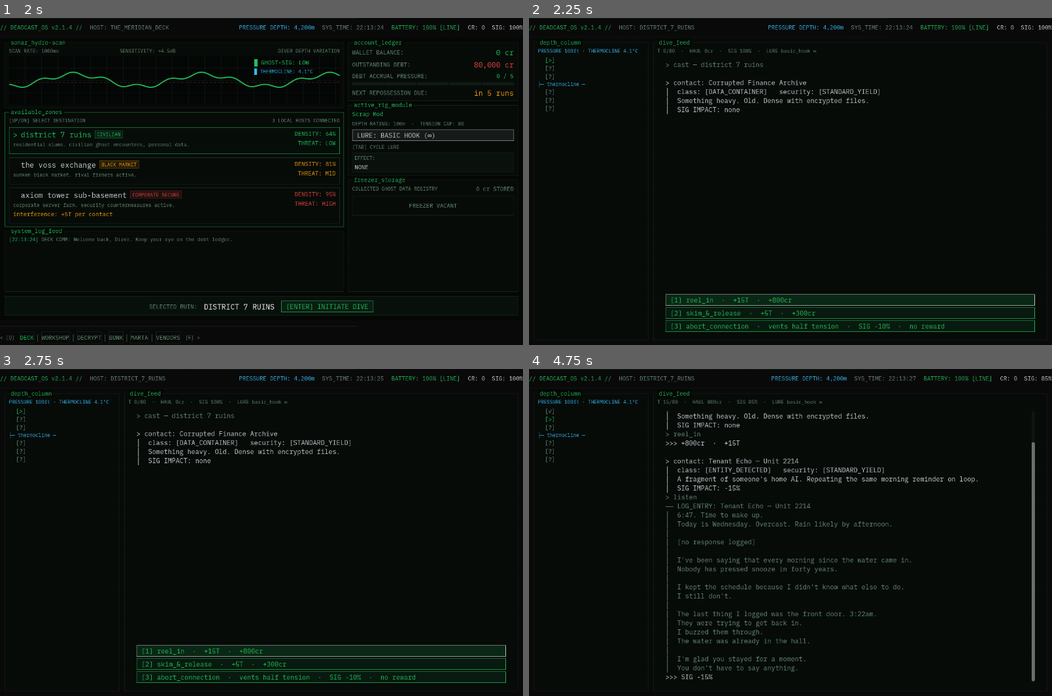
Above: before the commit, frames 1-4 (two rows, left to right).
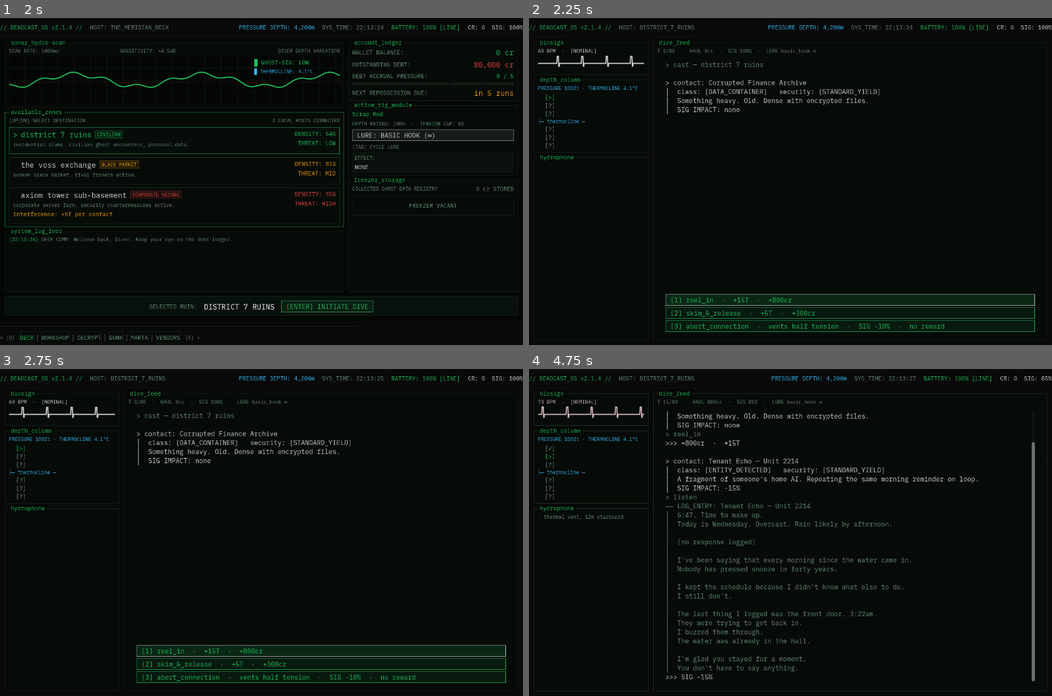
Above: after the commit, the same moments.

Repository: Teeohbee/deadcast
Game: Godot game, scene res://scenes/title_screen/TitleScreen.tscn
Two runs of this game, one before a commit and one after it. Both use one fixed random seed, a clock stepped at 60 frames per second and the inputs below.
Inputs (mouse positions are in pixels of both pictures, inside the frame that each line leads up to):
- Up to frame 1 (2 s): click "new game" at 0.5 s; tap Enter at 1.25 s; move the mouse to (376, 165) at 1.27 s; hold Tab (cycle_lure) from 1.28 s (still down); click (376, 165) at 1.42 s
- Up to frame 2 (2.25 s): release Tab (cycle_lure) at 2 s; click "[ENTER] INITIATE DIVE" at 2 s
- Up to frame 3 (2.75 s): no input
- Up to frame 4 (4.75 s): click "[1] reel_in · +15T · +800cr" at 2.75 s; click "[1] listen · +0T" at 3.5 s; click "[CONTINUE →]" at 4.25 s

Frame 1 is identical in both runs. In frame 2, 0.7% of the frame differs, in the area x 1-22%, y 6-44%; in frame 3, 0.8%; in frame 4, 1.0%, in the area x 1-23%, y 6-46%.

Commit message:
feat: assemble dread rail in DiveRun

Diff:
--- a/scenes/dive_run/DiveRun.gd
+++ b/scenes/dive_run/DiveRun.gd
@@ -5,6 +5,8 @@
 const BEAT_PAUSE := 0.5
 
 @onready var line_system: LineSystem = $LineSystem
+@onready var biosign: BiosignPanel = $Margin/MainRow/Rail/Biosign
+@onready var hydrophone: HydrophonePanel = $Margin/MainRow/Rail/Hydrophone
 @onready var depth_column: DepthColumnPanel = $Margin/MainRow/Rail/DepthColumn
 @onready var status_strip: DiveStatusStrip = $Margin/MainRow/LogPanel/LogVBox/StatusStrip
 @onready var session_log: SessionLog = $Margin/MainRow/LogPanel/LogVBox/SessionLog
@@ -45,6 +47,9 @@
 
 	depth_column.setup(_column.reachable_layer_sizes())
 	status_strip.setup(line_system.max_tension, _initial_lure_label())
+	var bloom := RailBloom.new()
+	add_child(bloom)
+	bloom.track([biosign, depth_column, hydrophone, $Margin/MainRow/LogPanel])
 	EventBus.haul_changed.emit(0)
 	EventBus.tension_changed.emit(line_system.tension)
 	EventBus.corruption_changed.emit(line_system.corruption)
--- a/scenes/dive_run/DiveRun.tscn
+++ b/scenes/dive_run/DiveRun.tscn
@@ -1,9 +1,11 @@
-[gd_scene load_steps=7 format=3]
+[gd_scene load_steps=9 format=3]
 
 [ext_resource type="Script" path="res://scenes/dive_run/DiveRun.gd" id="1_DiveRun"]
 [ext_resource type="PackedScene" path="res://scenes/dive_run/LineSystem.tscn" id="2_LineSystem"]
 [ext_resource type="PackedScene" path="res://scenes/dive_run/SessionLog.tscn" id="3_SessionLog"]
 [ext_resource type="Script" path="res://scenes/dive_run/depth_column.gd" id="4_DepthColumn"]
+[ext_resource type="Script" path="res://scenes/dive_run/biosign.gd" id="7_Biosign"]
+[ext_resource type="Script" path="res://scenes/dive_run/hydrophone.gd" id="8_Hydrophone"]
 [ext_resource type="Script" path="res://scenes/barge_hub/panels/terminal_panel.gd" id="5_TerminalPanel"]
 [ext_resource type="Script" path="res://scenes/dive_run/dive_status_strip.gd" id="6_StatusStrip"]
 
@@ -36,10 +38,18 @@
 layout_mode = 2
 theme_override_constants/separation = 12
 
+[node name="Biosign" type="PanelContainer" parent="Margin/MainRow/Rail"]
+layout_mode = 2
+script = ExtResource("7_Biosign")
+
 [node name="DepthColumn" type="PanelContainer" parent="Margin/MainRow/Rail"]
 layout_mode = 2
+script = ExtResource("4_DepthColumn")
+
+[node name="Hydrophone" type="PanelContainer" parent="Margin/MainRow/Rail"]
+layout_mode = 2
 size_flags_vertical = 3
-script = ExtResource("4_DepthColumn")
+script = ExtResource("8_Hydrophone")
 
 [node name="LogPanel" type="PanelContainer" parent="Margin/MainRow"]
 layout_mode = 2
--- a/scenes/dive_run/depth_column.gd
+++ b/scenes/dive_run/depth_column.gd
@@ -40,7 +40,6 @@
 
 func _ready() -> void:
 	title = "depth_column"
-	size_flags_vertical = Control.SIZE_EXPAND_FILL
 
 	var root := VBoxContainer.new()
 	root.add_theme_constant_override("separation", 4)
